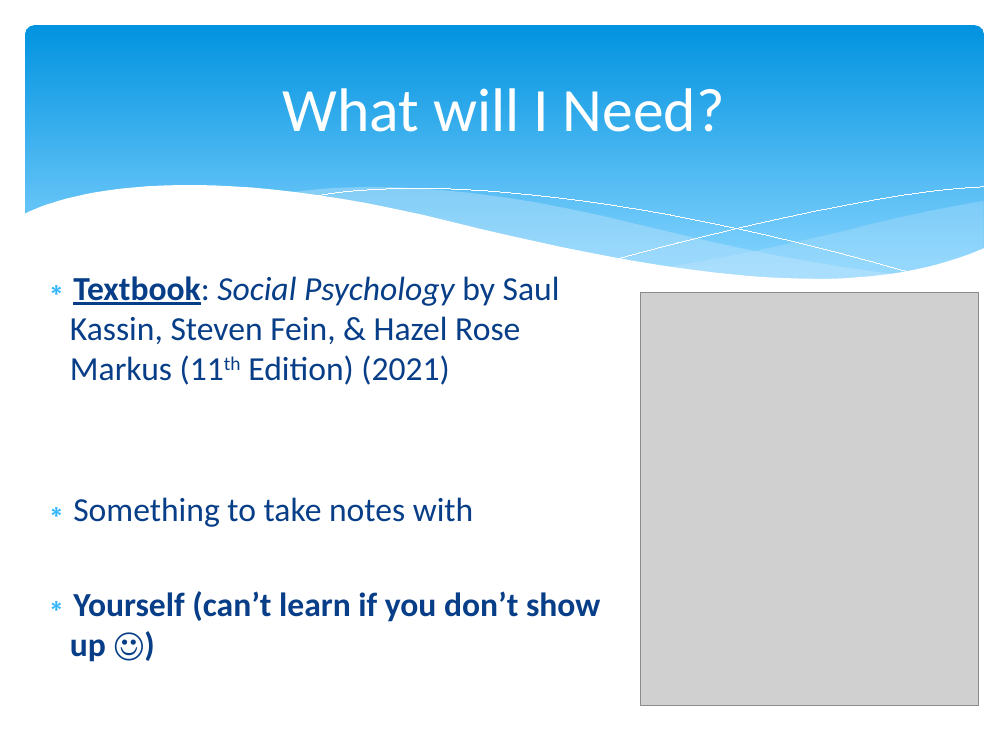
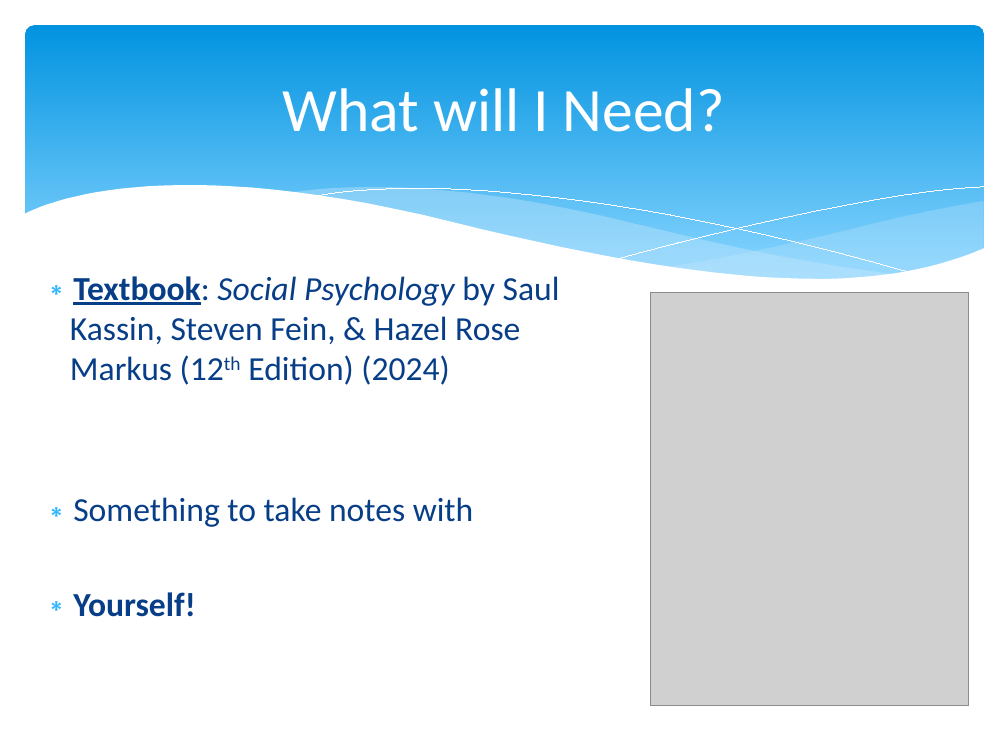
Before and after one commit to npm27/Teaching-Materials, a slide deck: slide 5 of Social Psych/Slides/0 First Day Info.pptx (slide 7 before the commit). Drawn at 1008x756 pixels with LibreOffice and Linux fonts; fonts in the diff are those of the drawing; grey boxes stand for pictures. Boxes give left, top, right and bottom in pixels: in the first picture for what was removed or moved away, otherwise in the second. Text is boxed around its words. In the diff, an @@ line names an element or a change of style, - is before the commit and + after.

```diff
--- a/Social Psych/Slides/0 First Day Info.pptx
+++ b/Social Psych/Slides/0 First Day Info.pptx
@@ text at box(70, 276, 560, 385): text changed @@
-∗ Textbook: Social Psychology by Saul Kassin, Steven Fein, & Hazel Rose Markus (11th Edition) (2021)
+∗ Textbook: Social Psychology by Saul Kassin, Steven Fein, & Hazel Rose Markus (12th Edition) (2024)
@@ picture: place and size @@
-picture at box(641, 292, 979, 706)
+picture at box(650, 292, 969, 706)
@@ text at box(73, 592, 195, 617): text changed @@
-∗ Yourself (can’t learn if you don’t show up ☺)
+∗ Yourself!
```
Also in this commit, not shown: 4 other slides changed, 3 slides removed, 29 other files.
